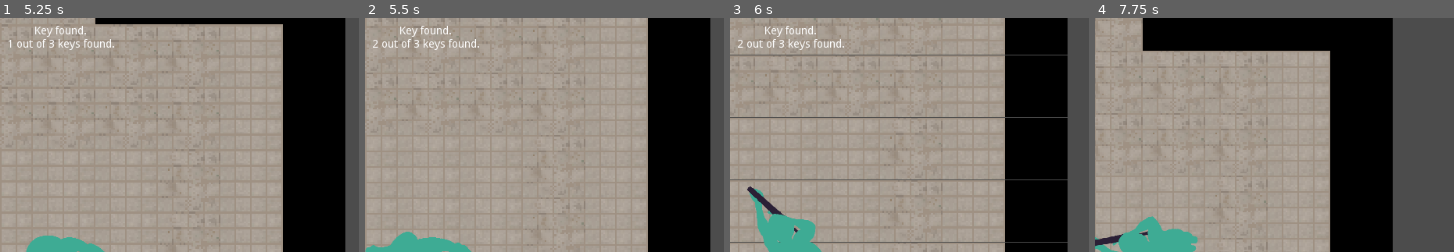
Above: before the commit, frames 1-4 (left to right).
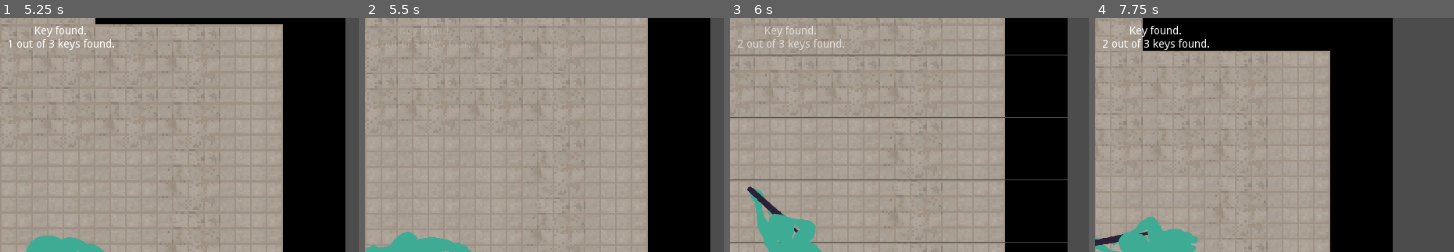
Above: after the commit, the same moments.

Repository: ZeeHatcher/project-vlastos
Game: Godot game, scene res://scenes/main.tscn
Two runs of this game, one before a commit and one after it. Both use one fixed random seed, a clock stepped at 60 frames per second and the inputs below.
Inputs (mouse positions are % of the whole screen's width and height, from its top left):
- Up to frame 1 (5.25 s): move the mouse to (80, 45) at 0.52 s; press the mouse at (80, 45) at 0.53 s; hold D (right) 0.53-1.28 s; move the mouse to (33, 55) at 1.27 s; release the mouse at (33, 55) at 1.28 s; hold S (down) 1.28-2.03 s; click (33, 55) at 1.35 s; move the mouse to (67, 28) at 2.02 s; press the mouse at (67, 28) at 2.03 s; hold D (right) 2.03-2.78 s; move the mouse to (50, 70) at 2.77 s; release the mouse at (50, 70) at 2.78 s; hold W (up) 2.78-3.53 s; click (50, 70) at 2.85 s; move the mouse to (89, 65) at 3.52 s; press the mouse at (89, 65) at 3.53 s; hold A (left) 3.53-5.03 s; move the mouse to (22, 35) at 4.27 s; release the mouse at (22, 35) at 4.28 s; click (22, 35) at 4.35 s; move the mouse to (61, 50) at 5.02 s; press the mouse at (61, 50) at 5.03 s; hold S (down) from 5.03 s (still down)
- Up to frame 2 (5.5 s): keep holding S (down)
- Up to frame 3 (6 s): move the mouse to (39, 25) at 5.77 s; release S (down) at 5.78 s; release the mouse at (39, 25) at 5.78 s; hold D (right) from 5.78 s (still down); click (39, 25) at 5.85 s
- Up to frame 4 (7.75 s): move the mouse to (80, 45) at 6.52 s; release D (right) at 6.53 s; press the mouse at (80, 45) at 6.53 s; hold W (up) 6.53-7.28 s; move the mouse to (33, 55) at 7.27 s; release the mouse at (33, 55) at 7.28 s; hold D (right) from 7.28 s (still down); click (33, 55) at 7.35 s
The pictures show only the part of the screen within x 47-97%, y 0-50%; the shares and areas given below are measured in that part.

Frame 1 is identical in both runs. In frame 2, 0.6% of the frame differs, in the area x 2-32%, y 3-14%; in frame 3, 0.2%; in frame 4, 0.8%, in the area x 2-32%, y 2-14%.

Commit message:
reset fade animation if already running

Diff:
--- a/ui/help_text.gd
+++ b/ui/help_text.gd
@@ -6,5 +6,6 @@
 
 
 func show_text(text):
+	_animation_player.stop()
 	_label.text = text
 	_animation_player.play("fade")
